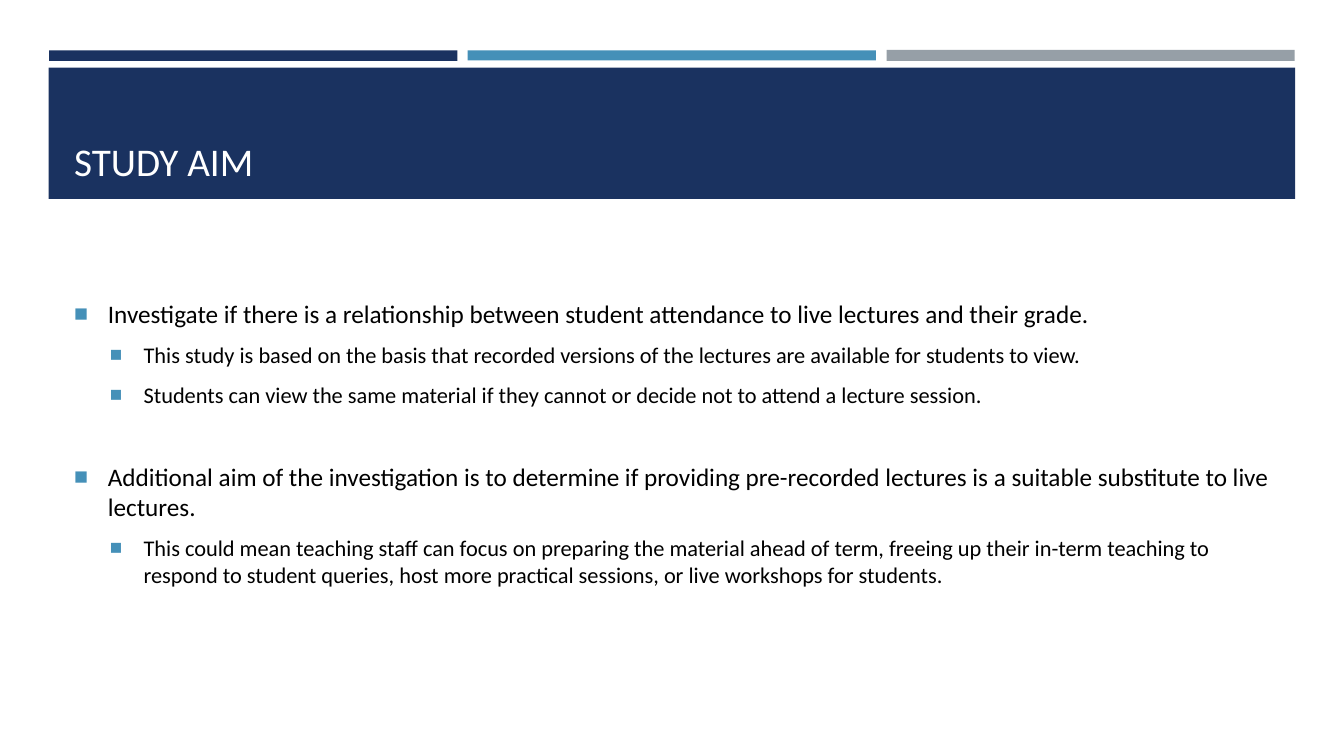
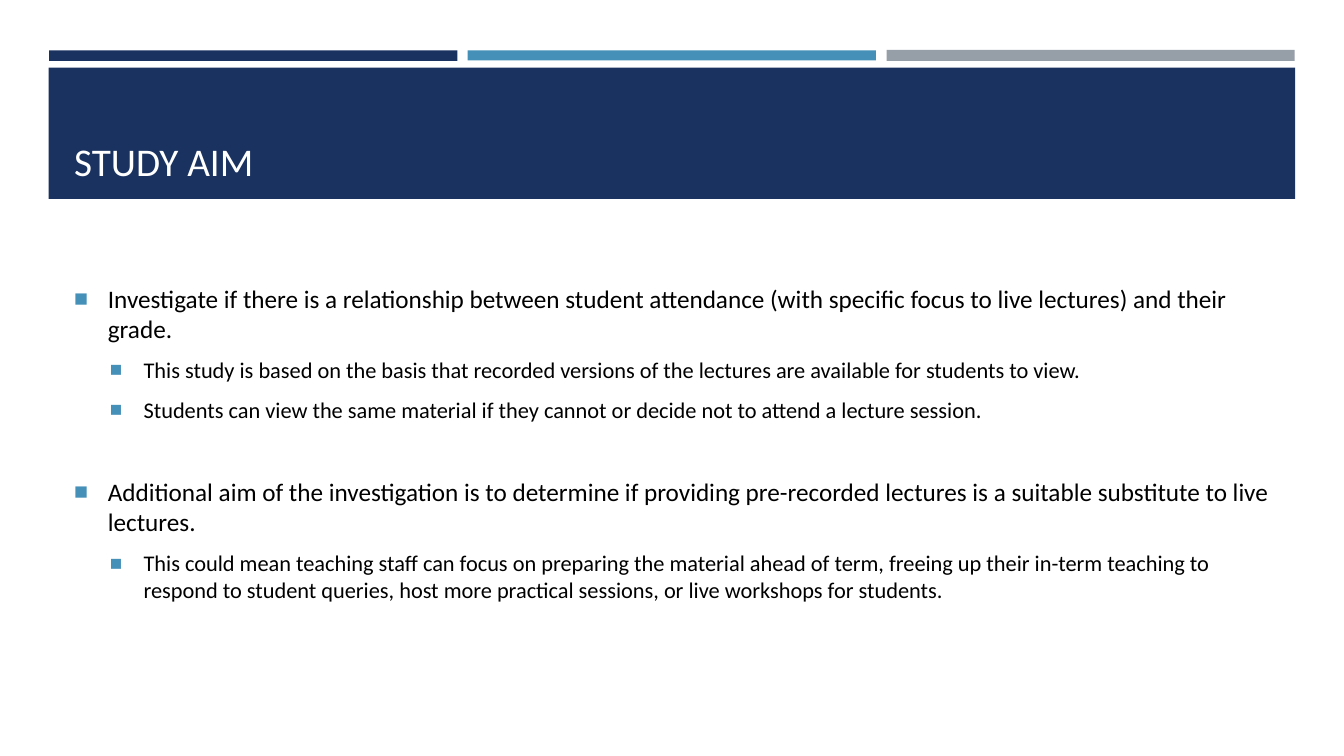
Before and after one commit to ChrisAcornleyPhD/CAP512Data, a slide deck: slide 2 of scripts/CAP512.pptx. Drawn at 1344x756 pixels with LibreOffice and Linux fonts; fonts in the diff are those of the drawing. Boxes give left, top, right and bottom in pixels: in the first picture for what was removed or moved away, otherwise in the second. Text is boxed around its words. In the diff, an @@ line names an element or a change of style, - is before the commit and + after.

```diff
--- a/scripts/CAP512.pptx
+++ b/scripts/CAP512.pptx
@@ text at (x1=108, y1=289, x2=1226, y2=343): text changed @@
-■ Investigate if there is a relationship between student attendance to live lectures and their grade.
+■ Investigate if there is a relationship between student attendance (with specific focus to live lectures) and their grade.
```
Also in this commit, not shown: 15 other slides changed, 10 slides added.
